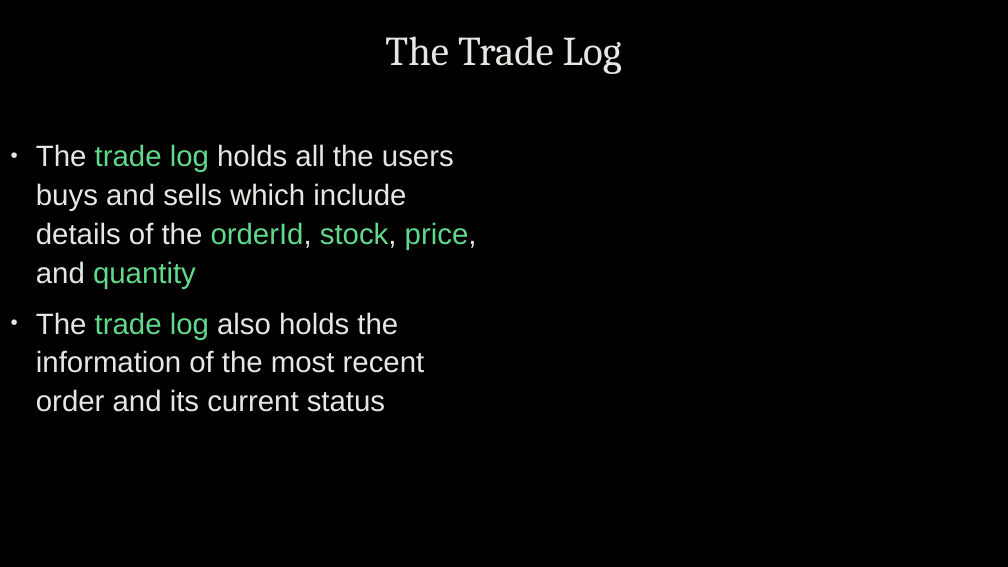
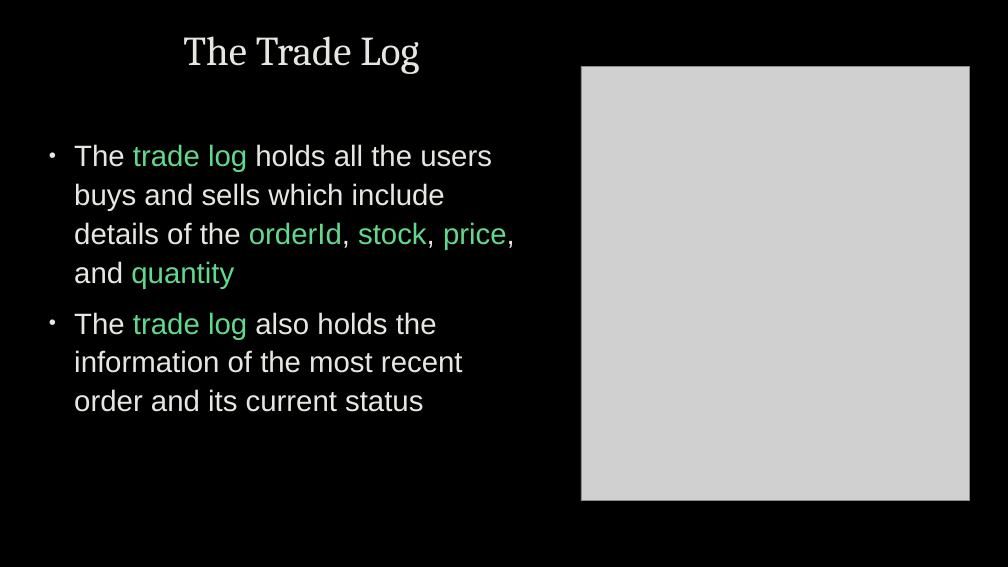
Before and after one commit to mkralis123/IB-API-Trading-System, a slide deck: slide 11 of IB API Trading System.pptx (slide 10 before the commit). Drawn at 1008x567 pixels with LibreOffice and Linux fonts; fonts in the diff are those of the drawing; grey boxes stand for pictures; background and template pictures are left out. Boxes give left, top, right and bottom in pixels: in the first picture for what was removed or moved away, otherwise in the second. Text is boxed around its words. In the diff, an @@ line names an element or a change of style, - is before the commit and + after.

```diff
--- a/IB API Trading System.pptx
+++ b/IB API Trading System.pptx
@@ title "The Trade Log" moved from (x1=385, y1=36, x2=622, y2=74) to (x1=183, y1=36, x2=419, y2=74) @@
@@ picture added at (x1=581, y1=67, x2=969, y2=501) @@
@@ text "The trade log holds all ..." moved from (x1=36, y1=144, x2=477, y2=412) to (x1=74, y1=144, x2=515, y2=412) @@
```
Also in this commit, not shown: 4 other slides changed, 1 slide added.
